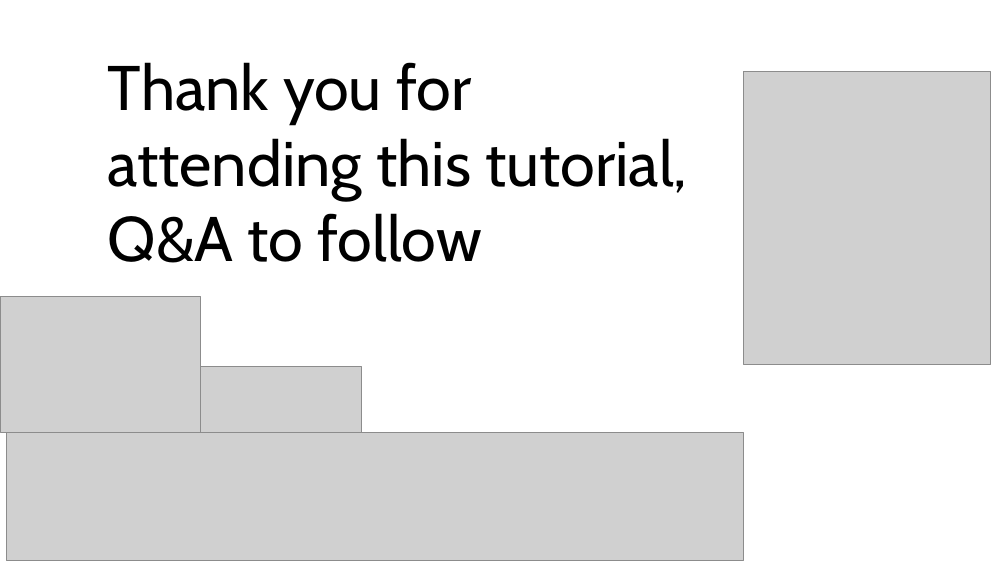
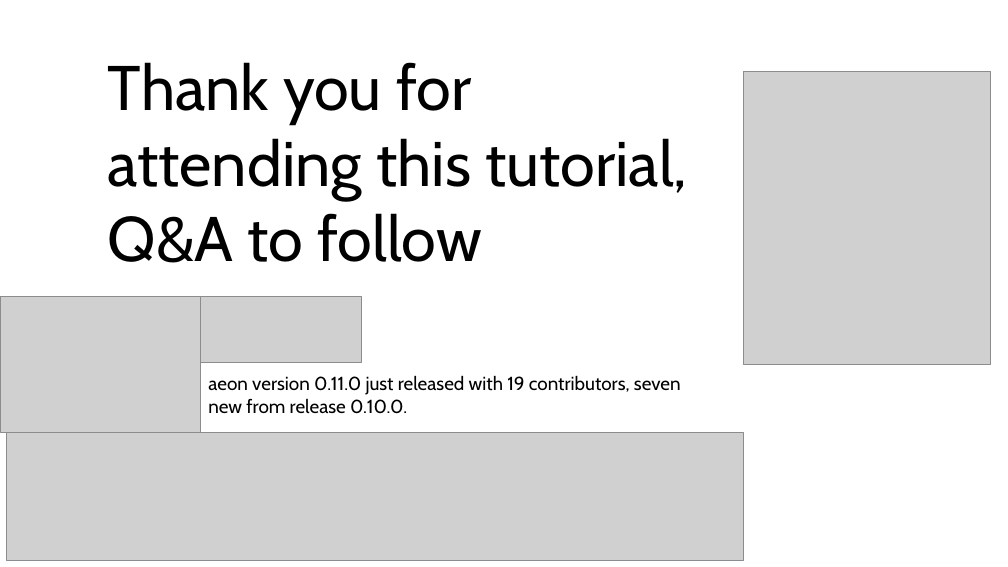
Before and after one commit to aeon-toolkit/aeon-tutorials, a slide deck: slide 12 of KDD-2024/Slides/part10_conclusions.pptx. Drawn at 1008x567 pixels with LibreOffice and Linux fonts; fonts in the diff are those of the drawing; grey boxes stand for pictures. Boxes give left, top, right and bottom in pixels: in the first picture for what was removed or moved away, otherwise in the second. Text is boxed around its words. In the diff, an @@ line names an element or a change of style, - is before the commit and + after.

```diff
--- a/KDD-2024/Slides/part10_conclusions.pptx
+++ b/KDD-2024/Slides/part10_conclusions.pptx
@@ picture: place and size @@
-picture at (201,367,361,433)
+picture at (201,296,361,362)
@@ text added at (208,375,681,414), 18 pt, text #000000 @@
+aeon version 0.11.0 just released with 19 contributors, seven new from release 0.10.0.
```
